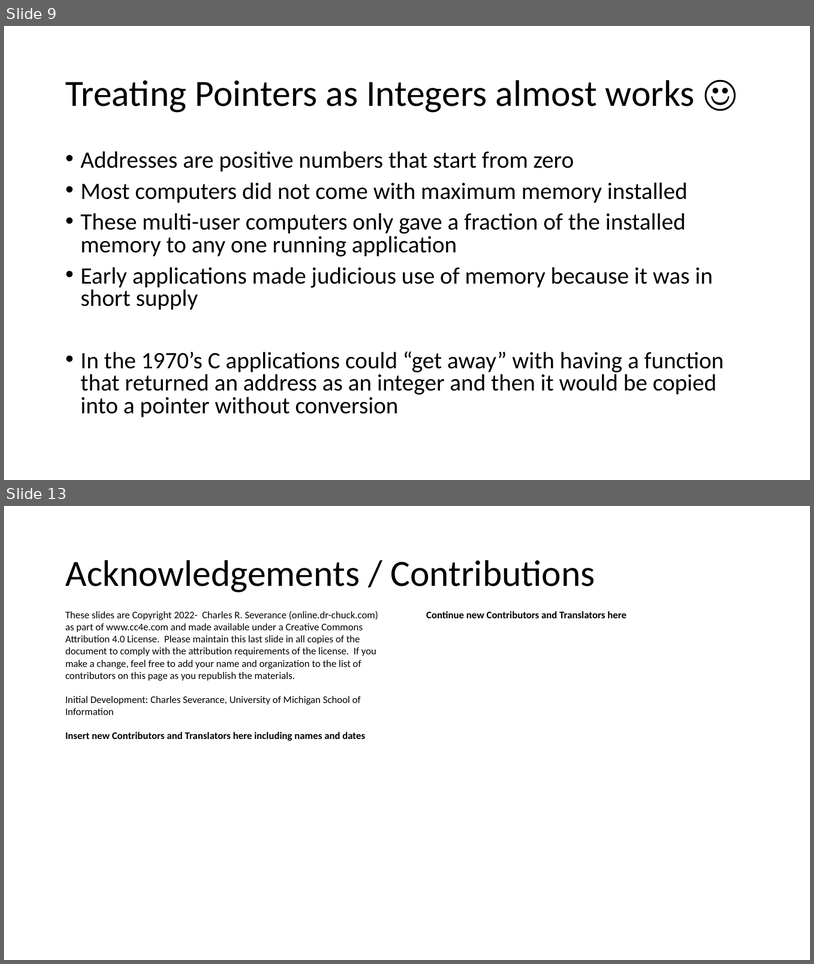
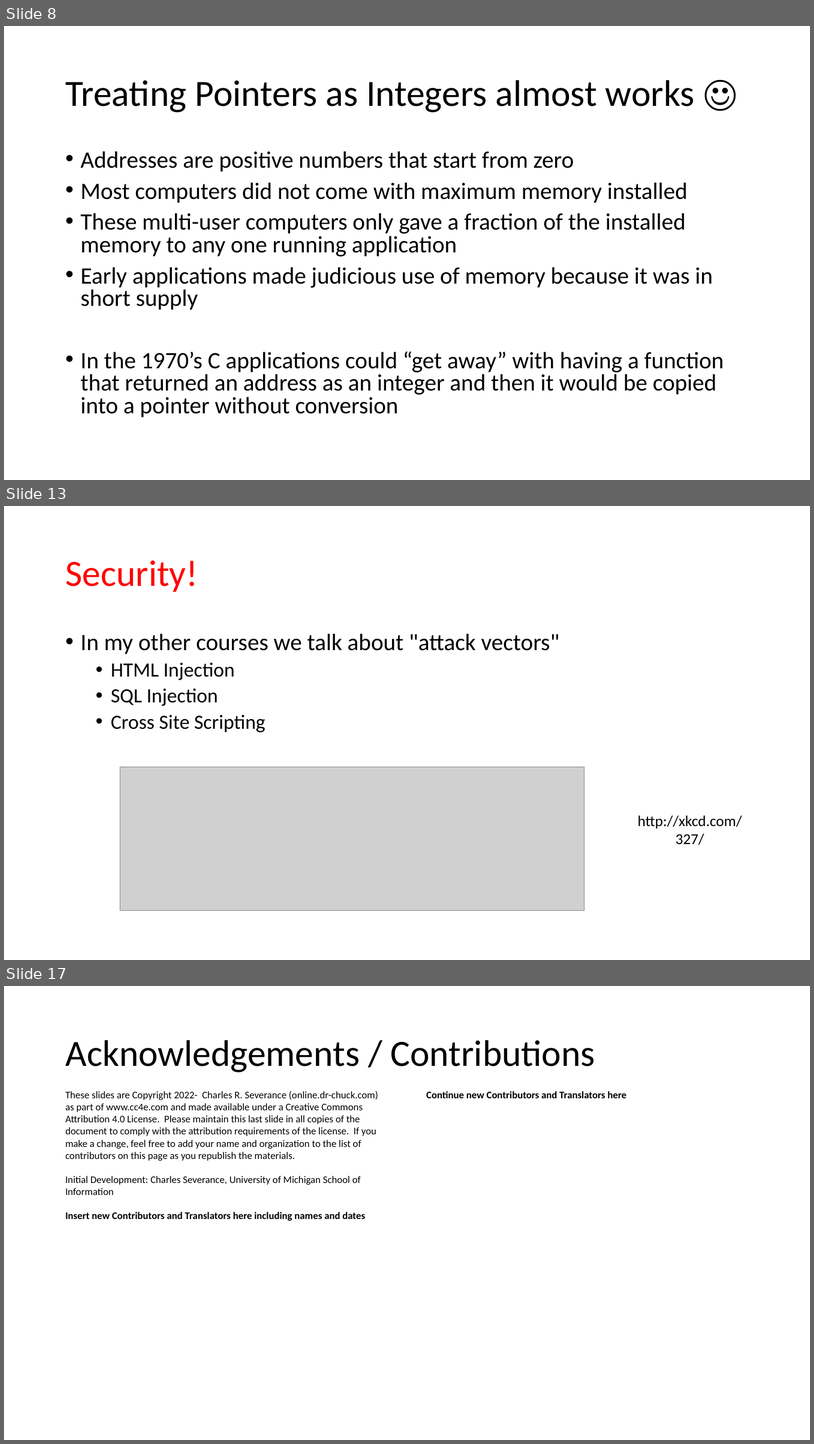
Before and after one commit to csev/cc4e, a slide deck: lectures/KR-5.pptx. Shown one above the other, each under a label of ours: slides 9 and 13 before the commit, slides 8, 13 and 17 after it; the slides between them are not shown. The pictures are 814x964 and 814x1444 pixels, drawn with LibreOffice and Linux fonts; fonts in the diff are those of the drawing; grey boxes stand for pictures. Boxes give left, top, right and bottom in pixels: in the first picture for what was removed or moved away, otherwise in the second. Text is boxed around its words. In the diff, an @@ line names an element or a change of style, - is before the commit and + after.

```diff
--- a/lectures/KR-5.pptx
+++ b/lectures/KR-5.pptx
@@ slide 13 added at box(4, 506, 810, 960), background #FFFFFF @@
@@ title added at box(65, 560, 198, 592), 44 pt, text #FF0000 @@
+Security!
@@ text added at box(81, 633, 560, 732), 24 pt, text #000000 @@
+• In my other courses we talk about "attack vectors"
+  • HTML Injection
+  • SQL Injection
+  • Cross Site Scripting
@@ picture added at box(120, 767, 585, 910) @@
@@ text added at box(638, 815, 743, 844), 18 pt, text #000000 @@
+http://xkcd.com/327/
@@ what was slide 9 is now slide 8 @@
@@ what was slide 13 is now slide 17 @@
```
Also in this commit, not shown: 4 slides changed, 4 other slides added, 1 slide removed, 2 other files.
